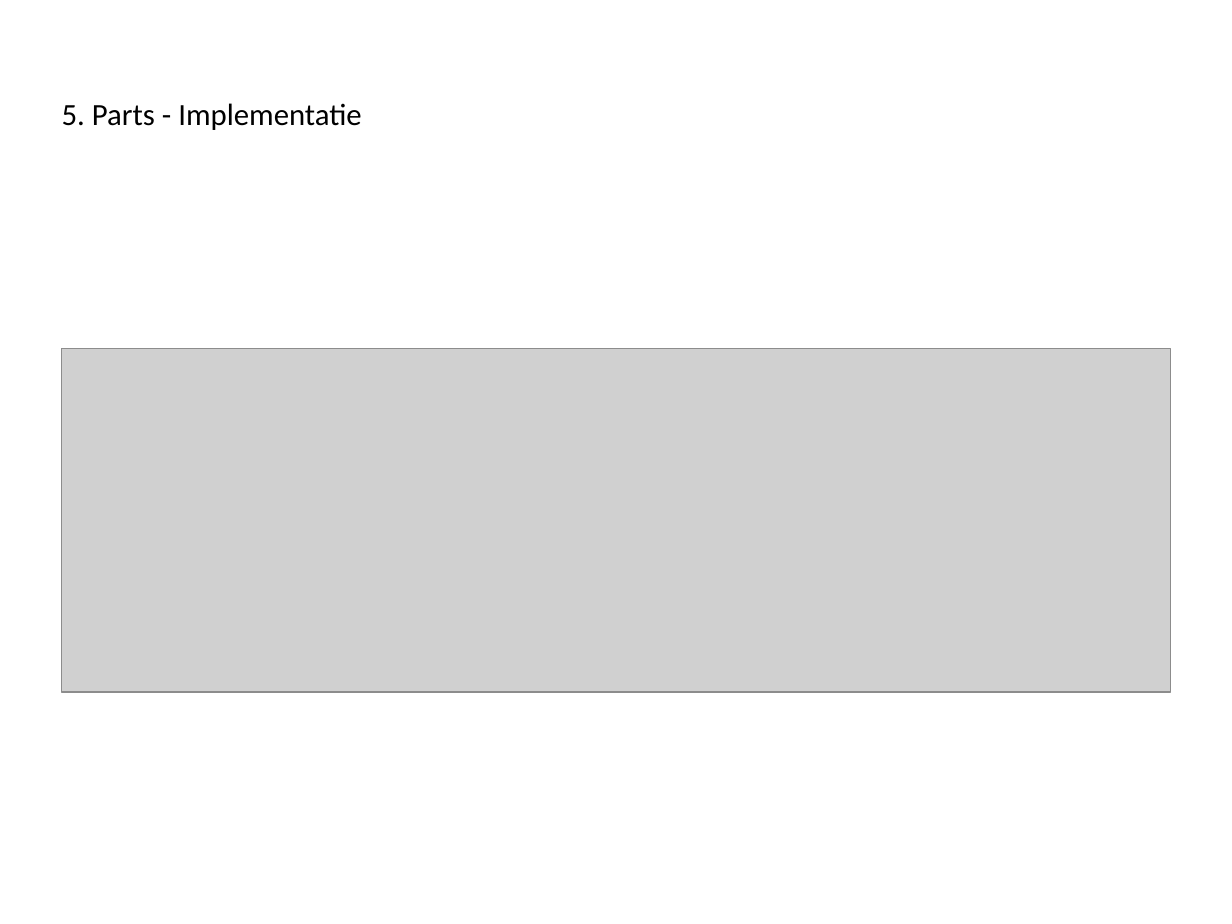
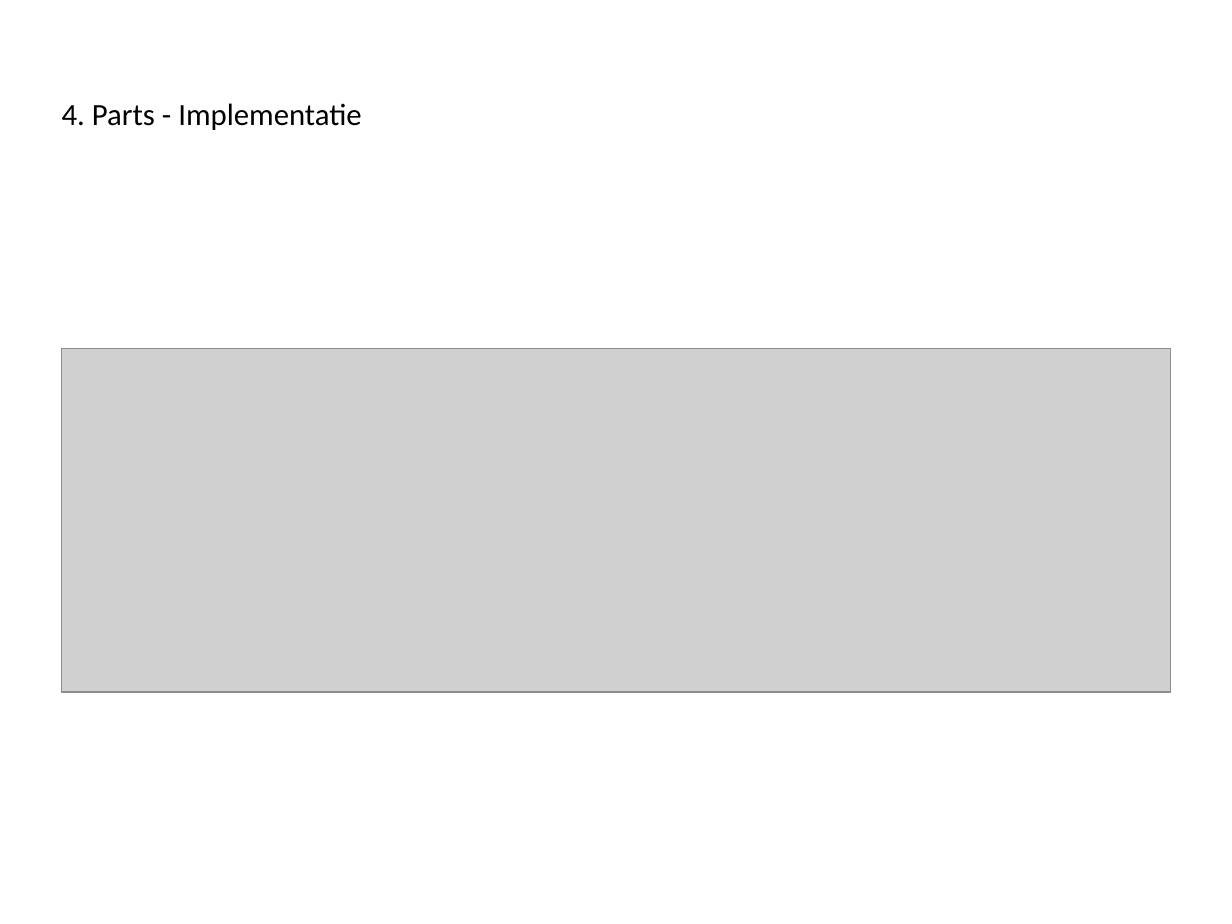
Before and after one commit to Novarg1/SWOP21, a slide deck: slide 10 of presentatie/Presentatie_Iteratie3_aanpassingenWonne21h59.ppt (slide 12 before the commit). Drawn at 1232x924 pixels with LibreOffice and Linux fonts; fonts in the diff are those of the drawing; grey boxes stand for pictures. Boxes give left, top, right and bottom in pixels: in the first picture for what was removed or moved away, otherwise in the second. Text is boxed around its words. In the diff, an @@ line names an element or a change of style, - is before the commit and + after.

```diff
--- a/presentatie/Presentatie_Iteratie3_aanpassingenWonne21h59.ppt
+++ b/presentatie/Presentatie_Iteratie3_aanpassingenWonne21h59.ppt
@@ title at <box>62,103,361,130</box>: text changed @@
-5. Parts - Implementatie
+4. Parts - Implementatie
```
Also in this commit, not shown: 18 other slides changed, 1 slide added.
